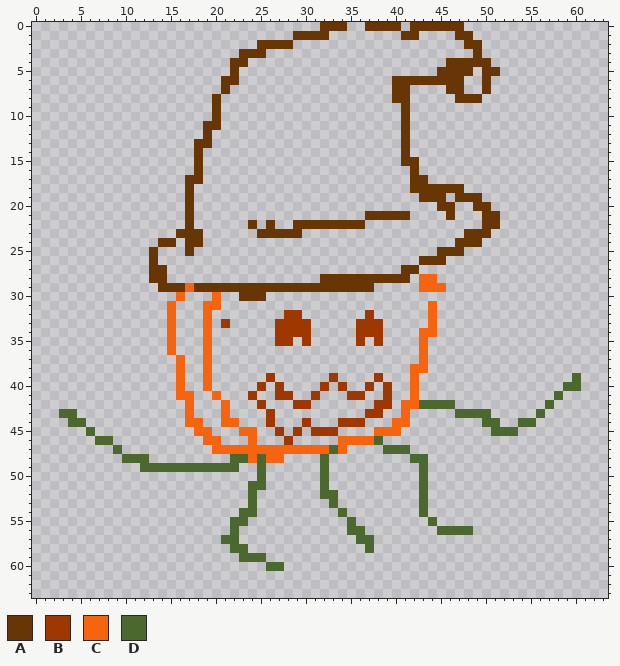
One commit to this pixel-art sprite: Assets/Images/pumpkin.png. Above is the file before it was changed.
The file is 64x64 pixels. Colours within 5 levels of each other are drawn and written as one.
Palette (. is transparent): A #673604  B #9f3800  C #f6640f  D #4b692f
Pixels before (only the part around the change), first column x 0:
 0 ................................AAA..AAAA.AAAAAA................
 1 .............................AAAA........AA....AA...............
 2 .........................AAAA...................AA..............
 3 .......................AAA.......................A..............
 4 ......................AA......................AAAAA.............
 5 ......................A......................AAAA.AA............
 6 .....................AA.................AAAAAAAA..A.............
 7 .....................A..................AA....AA..A.............
 8 ....................A...................AA.....AAA..............
 9 ....................A....................A......................
10 ....................A....................A......................
11 ...................AA....................A......................
12 ...................A.....................A......................
13 ..................AA.....................A......................
14 ..................A......................A......................
15 ..................A......................AA.....................
16 ..................A.......................A.....................
17 .................AA.......................AA....................
18 .................A........................AAAAAA................
19 .................A.........................AAA.AAA..............
20 .................A...........................AA..AA.............
21 .................A...................AAAAA....A...AA............
22 .................A......A.A..AAAAAAAA.............AA............
23 ................AAA......AAAAA..................AAA.............
24 ..............AA.AA............................AAA..............
25 .............A...A...........................AAA................
26 .............A.............................AAA..................
27 .............AA..........................AA.....................
28 .............AA.................AAAAAAAAAA.CC...................
29 ..............AAACAAAAAAAAAAAAAAAAAAAA.....CCC..................
30 ................C...C..AAA......................................
31 ...............C...CC.......................C...................
32 ...............C...C........BB.......B......C...................
33 ...............C...C.B.....BBBB.....BBB.....C...................
34 ...............C...C.......BBBB.....BBB....CC...................
35 ...............C...C.......BB.B.....B.B....C....................
36 ...............C...C.......................C....................
37 ................C..C.......................C....................
38 ................C..C......................CC....................
39 ................C..C......B......B....B...C.................D...
40 ................C..C.....B.B....B.B..B.B..C................DD...
41 ................CC..C...B..BB..B...BB..B..C...............D.....
42 .................C...C...B...BB.......BB.CCDDDD..........D......
43 ...DD............C...C....B..........BB..C.....DDDD.....D.......
44 ....DD...........CC..CC...B...B...BBB...CC........DD..DD........
45 ......D...........CC...CC..B.B.BBB....CCC..........DDD..........
46 .......DD..........CC...C...B.....CCCCD.........................
47 .........D..........CCCCCCCCCCCCCDC....DDD......................
48 ..........DDD.........DDCDCC....D.........DD....................
49 ............DDDDDDDDDDD..D......D..........D....................
50 .........................D......D..........D....................
51 ........................DD......D..........D....................
52 ........................D.......DD.........D....................
53 ........................D........D.........D....................
54 .......................DD.........D........D....................
55 ......................DD...........D........D...................
56 ......................D............DD........DDDD...............
57 .....................DD.............DD..........................
58 ......................DD.............D..........................
59 .......................DDD......................................
60 ..........................DD....................................
61 ................................................................
62 ................................................................
63 ................................................................
After the commit:
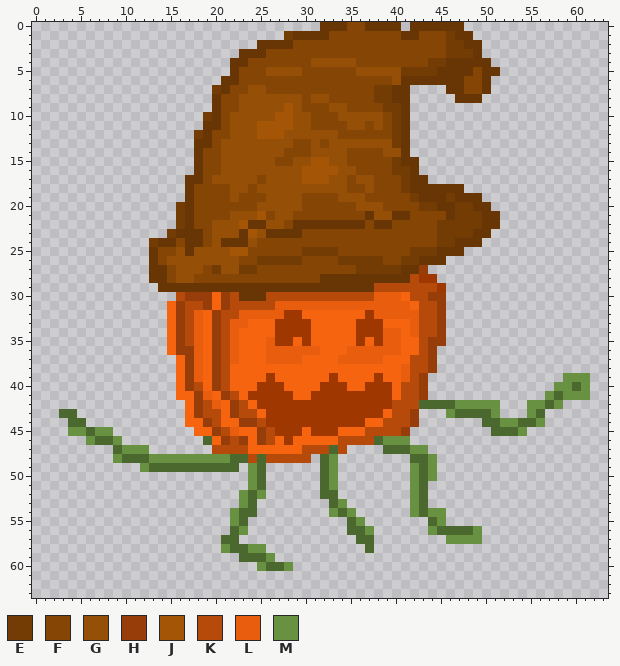
Colours new in this view: E #723c04  F #844505  G #964f06  H #963d09  J #a45606  K #b64a0b  L #e85e0e  M #689241
Edits made:
y 0: x 35..36 .. -> FF
y 1: x 28 . -> E; x 33..40 ........ -> FFFFFFFF; x 43..46 .... -> FFFE
y 2: x 29..47 ................... -> FFFFFFFFFFFFFFFFFEE
y 3: x 26..48 ....................... -> FFFFFFFFFFFFFFFFFFFFEEE
y 4: x 24..45 ...................... -> FFFFFFFGGGGGFFFFFFFFEE
y 5: x 23..44 ...................... -> FFFGGGGFFFFFFGGGGGEEEE; x 49 . -> F
y 6: x 23..40 .................A -> FFFFFFFFFFFFFFFFFG; x 48..49 .. -> FF
y 7: x 20 . -> E; x 22..39 .................. -> FFGGFFFFFFFFFFFFEE; x 48..49 .. -> FF
y 8: x 21..39 ................... -> FFGGGGGGGFGGFFFFFEE
y 9: x 21..40 .................... -> FFGGGGGJGFFFGGFFFFEE
y 10: x 19 . -> E; x 21..40 .................... -> FGGGGGJJGGFFFGGGGGFE
y 11: x 21..40 .................... -> FGGGJJJJGGFFFFGGFGFE
y 12: x 18 . -> E; x 20..40 ..................... -> FFGGGJJJGGGGGGFFFFFFE
y 13: x 20..40 ..................... -> FGGGGGGGGFFGFGGGGGGGE
y 14: x 19..40 ...................... -> FFGGGGGGGFFFGGGGFFFFGG
y 15: x 19..40 ...................... -> FFGGGGGGFFGGJJGGFFFFFE
y 16: x 19..41 ....................... -> FFGGGGGGGGGJJJJGGFFFFEE
y 17: x 19..41 ....................... -> FGGGGGFGGGGJJJGGFGGFFFE
y 18: x 18..41 ........................ -> FFFFGGFGGGGGGGGGGFFGFFFE
y 19: x 18..42 ......................... -> FFFFGFFFGGGGFFFFGGGFFFFFE; x 46 . -> E
y 20: x 16 . -> E; x 18..44 ........................... -> FFFFFFFGGGGGFFFFFFGGGFFFFEE; x 47..48 .. -> EE
y 21: x 16 . -> E; x 18..36 ................... -> FFFFGGGJFGGFFFFFFFF; x 38..39 AA -> GG; x 42..45 .... -> FFFF; x 47..49 ... -> EEE
y 22: x 16 . -> E; x 18..23 ...... -> FFGGGJ; x 25..28 .A.. -> AGGF; x 37..49 ............. -> FAAFFFFFEEEEE
y 23: x 15 . -> E; x 19..25 ......A -> FGGGAJG; x 30..48 ..................A -> FFFFFFFFFFFFFFFEEEE
y 24: x 13 . -> E; x 16 . -> F; x 19..46 ............................ -> FGAAAGFFFFFFFFFFFFFFFFFFFFEE
y 25: x 14..16 ... -> FFG; x 18..44 ........................... -> GGGGJJFFFFFFEEEEFFFFFFFFEEE
y 26: x 14..42 ............................. -> FGGGGGGGGFFEEEEEFFFFEEEEEFFEE
y 27: x 15..40 .......................... -> FGGGFEGGEEFFFFFFFFFFFEEEEE; x 43 . -> H
y 28: x 15..31 ................. -> FGGFFFFFFFFFFFFFF; x 42..44 .CC -> KBB
y 29: x 17 C -> A; x 38..45 .....CCC -> KKKKKKKB
y 30: x 16..19 C... -> KHHH; x 21..22 .. -> HK; x 26..45 .................... -> KKKKKKKKKKKKLLLCKKHH
y 31: x 16..19 ...C -> HKKH; x 21..45 .......................C. -> HKKKKKLLLLLLLLLLLLLLLCKKH
y 32: x 16..18 ... -> HKL; x 20..27 ........ -> HKKLLLLL; x 30..36 ....... -> CCCCCCC; x 38..45 ......C. -> LLLLLKKH
y 33: x 16..18 ... -> HKL; x 20..26 .B..... -> HKLLCCC; x 31..35 ..... -> CCCCC; x 39..45 .....C. -> CCCLKKH
y 34: x 16..18 ... -> HKL; x 20..26 ....... -> HKLCCCC; x 31..35 ..... -> CCCCC; x 39..45 ....CC. -> LLCLKKH
y 35: x 16..18 ... -> HKL; x 20..26 ....... -> HKLCCCL; x 29 . -> C; x 31..35 ..... -> CCCCC; x 37 . -> C; x 39..45 ....C.. -> LLCCKHH
y 36: x 16..18 ... -> HHL; x 20..44 .......................C. -> HKLCCCLLLLLLCCCLLLLLLCCKH
y 37: x 17..18 .. -> HL; x 20..44 .......................C. -> HKLCCCLLLLCCCCLLLLLCCCKKH
y 38: x 17..18 .. -> HL; x 20..44 ......................CC. -> HKCCCCCCCCCCCCCCCCCCCLKKH
y 39: x 17..18 .. -> HL; x 20..25 ...... -> HKCCCC; x 27..32 ...... -> CCCCCC; x 34..37 .... -> CCCC; x 39..43 ...C. -> CCLKH; x 59..61 .D. -> MMM
y 40: x 17..18 .. -> HK; x 20..24 ..... -> HKCCC; x 26 . -> B; x 28..31 .... -> CCCC; x 33 . -> B; x 35..36 .. -> CC; x 38 . -> B; x 40..43 ..C. -> CKKH; x 58..59 .D -> MM; x 61 . -> M
y 41: x 18..19 .. -> HL; x 21..23 ... -> HKC; x 25..26 .. -> BB; x 29..30 .. -> CC; x 32..34 ... -> BBB; x 37..38 .. -> BB; x 40..43 ..C. -> CKKH; x 57 . -> M; x 59..61 ... -> MMM
y 42: x 18..20 ... -> HKL; x 22..24 ... -> HKC; x 26..28 ... -> BBB; x 31..37 ....... -> BBBBBBB; x 40..42 .CC -> KKK; x 47..51 ..... -> MMMMM; x 55..56 .. -> MM; x 58 . -> M
y 43: x 18..20 ... -> HKK; x 22..25 .... -> HKKC; x 27..36 .......... -> BBBBBBBBBB; x 39..42 ..C. -> CKKH; x 46 . -> M; x 51 . -> M; x 55 . -> M
y 44: x 19..20 .. -> HK; x 23..25 ... -> HHK; x 27..29 ... -> BBB; x 31..33 ... -> BBB; x 37..42 ...CC. -> CCKKKH; x 52..53 .. -> MM; x 56 . -> M
y 45: x 4..5 .. -> MM; x 7..8 .. -> MM; x 20..22 ... -> HKL; x 25..26 .. -> HK; x 28 . -> B; x 30 . -> C; x 34..41 ....CCC. -> CCCKKKKH; x 54 . -> M
y 46: x 6 . -> M; x 9 . -> M; x 19 C -> D; x 21..23 ... -> HKH; x 25..27 ... -> HKC; x 29..37 .....CCCC -> CCCCCKKKK; x 39..41 ... -> MMM
y 47: x 10..12 ... -> MMM; x 20..23 CCCC -> KKKK; x 30..32 CCC -> KKK; x 34 C -> K; x 42..43 .. -> MM
y 48: x 9 . -> M; x 13..21 ......... -> MMMMMMMMM; x 24 C -> K; x 26..30 CC... -> KKKKK; x 33 . -> M; x 44 . -> M
y 49: x 12 D -> M; x 24 . -> M; x 33 . -> M; x 42 . -> M; x 44 . -> M
y 50: x 24 . -> M; x 33 . -> M; x 42 . -> M; x 44 . -> M
y 51: x 24 D -> M; x 33 . -> M; x 42 . -> M
y 52: x 23 . -> M; x 25 . -> M; x 42 . -> M
y 53: x 23 . -> M; x 34 . -> M; x 42 . -> M
y 54: x 22 . -> M; x 33 . -> M; x 35 . -> M; x 42 . -> M; x 44..45 .. -> MM
y 55: x 22 D -> M; x 36 . -> M; x 45 . -> M
y 56: x 23 . -> M; x 37 . -> M; x 44 . -> M; x 49 . -> M
y 57: x 46..49 .... -> MMMM
y 58: x 21 . -> M; x 24..25 .. -> MM
y 59: x 26 . -> M
y 60: x 25 . -> M; x 28 . -> M
